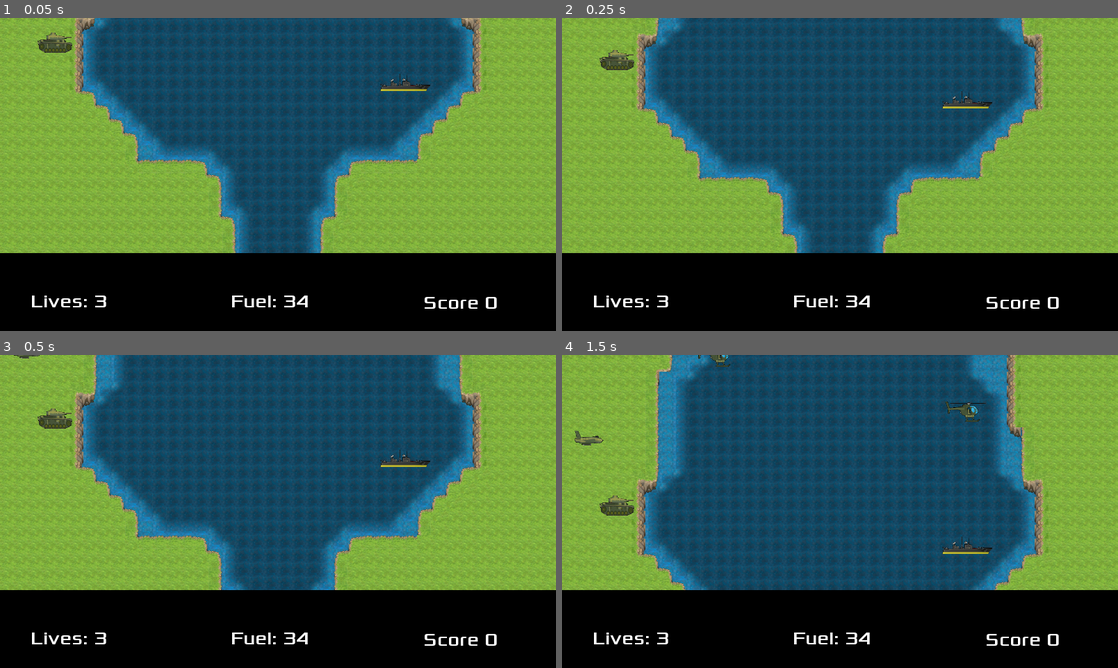
Above: before the commit, frames 1-4 (two rows, left to right).
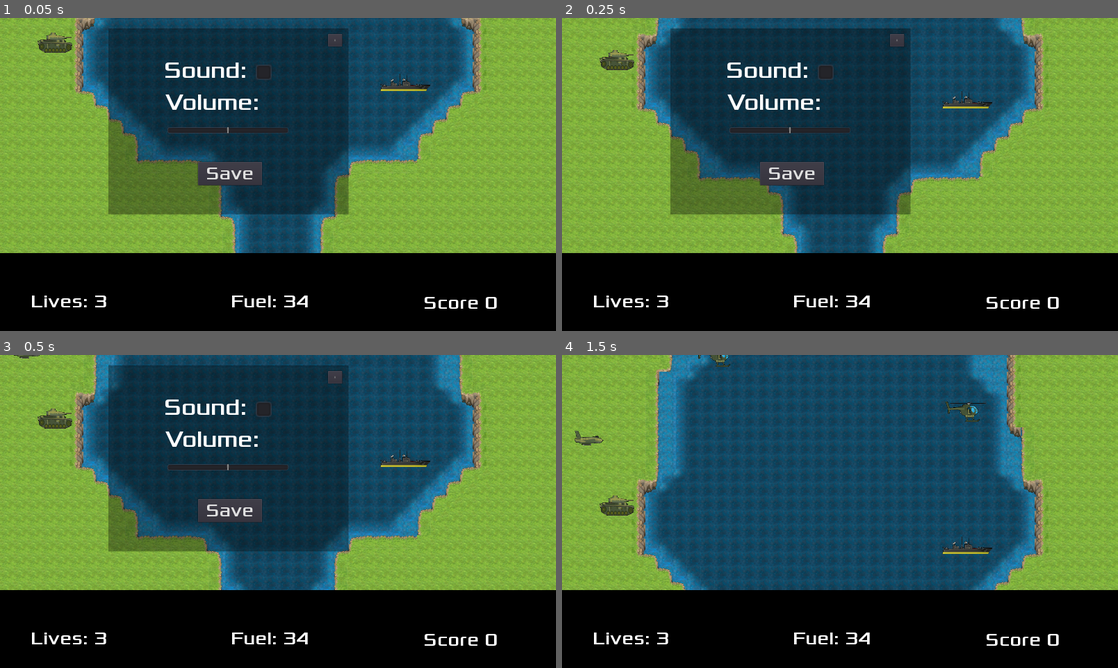
Above: after the commit, the same moments.

Repository: PawelKrywulko/TGW_G-8_Z1
Game: Godot game, scene res://scenes/GameManager.tscn
Two runs of this game, one before a commit and one after it. Both use one fixed random seed, a clock stepped at 60 frames per second and the inputs below.
Inputs (mouse positions are in pixels of both pictures, inside the frame that each line leads up to):
- Up to frame 1 (0.05 s): no input
- Up to frame 2 (0.25 s): no input
- Up to frame 3 (0.5 s): no input
- Up to frame 4 (1.5 s): click (823, 408) at 0.52 s; click (895, 376) at 1.25 s, where only the run after the commit has a clickable "X"

The runs differ from the first frame. In frame 1, 26% of the frame differs, in the area x 19-63%, y 3-63%; in frame 2, 26%; in frame 3, 26%; in frame 4, nothing differs.

Commit message:
music settings prototype

Diff:
--- /dev/null
+++ b/River Raid/config.cfg
@@ -0,0 +1,4 @@
+[Music]
+
+MusicEnabled=false
+Volume=0.0
--- a/River Raid/project.godot
+++ b/River Raid/project.godot
@@ -17,6 +17,10 @@
 
 config/name="River Raid"
 run/main_scene="res://scenes/GameManager.tscn"
+
+[autoload]
+
+SaveSystem="*res://scripts/SaveSystem.gd"
 
 [debug]
 
--- a/River Raid/scenes/EndGamePanel.tscn
+++ b/River Raid/scenes/EndGamePanel.tscn
@@ -3,7 +3,6 @@
 [ext_resource path="res://scripts/EndGamePanel.gd" type="Script" id=1]
 [ext_resource path="res://graphics/quad.png" type="Texture" id=2]
 [ext_resource path="res://fonts/Xolonium-Regular.ttf" type="DynamicFontData" id=3]
-
 
 [sub_resource type="DynamicFont" id=1]
 size = 64
--- a/River Raid/scenes/GameManager.tscn
+++ b/River Raid/scenes/GameManager.tscn
@@ -17,6 +17,8 @@
 [ext_resource path="res://graphics/quad.png" type="Texture" id=15]
 [ext_resource path="res://fonts/Xolonium-Regular.ttf" type="DynamicFontData" id=16]
 [ext_resource path="res://scenes/Player.tscn" type="PackedScene" id=17]
+[ext_resource path="res://sounds/civil-war-field-loop.wav" type="AudioStream" id=18]
+[ext_resource path="res://scenes/Settings.tscn" type="PackedScene" id=19]
 
 [sub_resource type="DynamicFont" id=1]
 size = 64
@@ -225,11 +227,14 @@
 scale = Vector2( 0.75, 0.75 )
 base_speed = 250.0
 
-[node name="AnimatedSprite" parent="Player" index="0"]
-animation = "default"
-
 [node name="FuelTimer" parent="Player" index="2"]
 autostart = false
+
+[node name="MainTheme" type="AudioStreamPlayer" parent="."]
+stream = ExtResource( 18 )
+autoplay = true
+
+[node name="Settings" parent="." instance=ExtResource( 19 )]
 [connection signal="ready_to_go" from="." to="Player" method="_on_ready_to_go"]
 [connection signal="reset" from="." to="Player" method="_on_GameManager_reset"]
 [connection signal="bonus_score_reached" from="HUD" to="Player" method="_on_HUD_bonus_score_reached"]
--- /dev/null
+++ b/River Raid/scenes/SaveSystem.tscn
@@ -0,0 +1,6 @@
+[gd_scene load_steps=2 format=2]
+
+[ext_resource path="res://scripts/SaveSystem.gd" type="Script" id=1]
+
+[node name="SaveSystem" type="Node2D"]
+script = ExtResource( 1 )
--- /dev/null
+++ b/River Raid/scenes/Settings.tscn
@@ -0,0 +1,75 @@
+[gd_scene load_steps=6 format=2]
+
+[ext_resource path="res://scripts/Settings.gd" type="Script" id=1]
+[ext_resource path="res://graphics/quad.png" type="Texture" id=2]
+[ext_resource path="res://fonts/Xolonium-Regular.ttf" type="DynamicFontData" id=3]
+
+[sub_resource type="DynamicFont" id=1]
+size = 80
+font_data = ExtResource( 3 )
+
+[sub_resource type="DynamicFont" id=2]
+size = 60
+font_data = ExtResource( 3 )
+
+[node name="Settings" type="CanvasLayer"]
+script = ExtResource( 1 )
+
+[node name="Sprite" type="Sprite" parent="."]
+modulate = Color( 0, 0, 0, 0.341176 )
+position = Vector2( 792.634, 360.247 )
+scale = Vector2( 4.14495, 3.21661 )
+texture = ExtResource( 2 )
+
+[node name="SoundLabel" type="Label" parent="."]
+margin_left = 566.466
+margin_top = 132.886
+margin_right = 866.466
+margin_bottom = 244.886
+custom_fonts/font = SubResource( 1 )
+text = "Sound:"
+
+[node name="VolumeLabel" type="Label" parent="."]
+margin_left = 570.762
+margin_top = 241.716
+margin_right = 935.762
+margin_bottom = 353.716
+custom_fonts/font = SubResource( 1 )
+text = "Volume:"
+
+[node name="VolumeSlider" type="HSlider" parent="."]
+margin_left = 578.654
+margin_top = 342.131
+margin_right = 995.654
+margin_bottom = 388.131
+rect_scale = Vector2( 1, 2 )
+min_value = -10.0
+max_value = 10.0
+ticks_on_borders = true
+
+[node name="SoundCheckBox" type="CheckBox" parent="."]
+margin_left = 861.726
+margin_top = 130.951
+margin_right = 885.726
+margin_bottom = 159.951
+rect_scale = Vector2( 4, 4 )
+custom_colors/font_color = Color( 0.929412, 0, 0, 1 )
+custom_colors/font_color_hover = Color( 0.952941, 0, 0, 1 )
+align = 1
+
+[node name="CloseButton" type="Button" parent="."]
+margin_left = 1132.53
+margin_top = 55.7279
+margin_right = 1181.53
+margin_bottom = 98.7279
+text = "X"
+
+[node name="SaveButton" type="Button" parent="."]
+margin_left = 684.149
+margin_top = 496.881
+margin_right = 904.149
+margin_bottom = 575.881
+custom_fonts/font = SubResource( 2 )
+text = "Save"
+[connection signal="pressed" from="CloseButton" to="." method="_on_CloseButton_pressed"]
+[connection signal="pressed" from="SaveButton" to="." method="_on_SaveButton_pressed"]
--- /dev/null
+++ b/River Raid/scripts/SaveSystem.gd
@@ -0,0 +1,12 @@
+extends Node2D
+
+var save_path: String = "res://config.cfg"
+var config = ConfigFile.new()
+var load_response = config.load(save_path)
+
+func save_value(section: String, key: String, value) -> void:
+	config.set_value(section, key, value)
+	config.save(save_path)
+
+func load_value(section: String, key: String):
+	return config.get_value(section, key)
--- /dev/null
+++ b/River Raid/scripts/Settings.gd
@@ -0,0 +1,17 @@
+extends CanvasLayer
+
+func _ready():
+	$SoundCheckBox.pressed = SaveSystem.load_value("Music", "MusicEnabled")
+	$VolumeSlider.value = SaveSystem.load_value("Music", "Volume")
+	AudioServer.set_bus_volume_db( 0, $VolumeSlider.value)
+	AudioServer.set_bus_mute( 0, !$SoundCheckBox.pressed)
+
+func _on_CloseButton_pressed():
+	queue_free()
+
+func _on_SaveButton_pressed():
+	SaveSystem.save_value("Music", "MusicEnabled", $SoundCheckBox.pressed)
+	SaveSystem.save_value("Music", "Volume", $VolumeSlider.value)
+	AudioServer.set_bus_volume_db( 0, $VolumeSlider.value)
+	AudioServer.set_bus_mute( 0, !$SoundCheckBox.pressed)
+	queue_free()
Not shown: 1 places in River Raid/scenes/GameManager.tscn that only renumber resources
Not shown, added: River Raid/sounds/civil-war-field-loop.wav.import
Not shown, added: River Raid/sounds/civil-war-field-loop.wav
